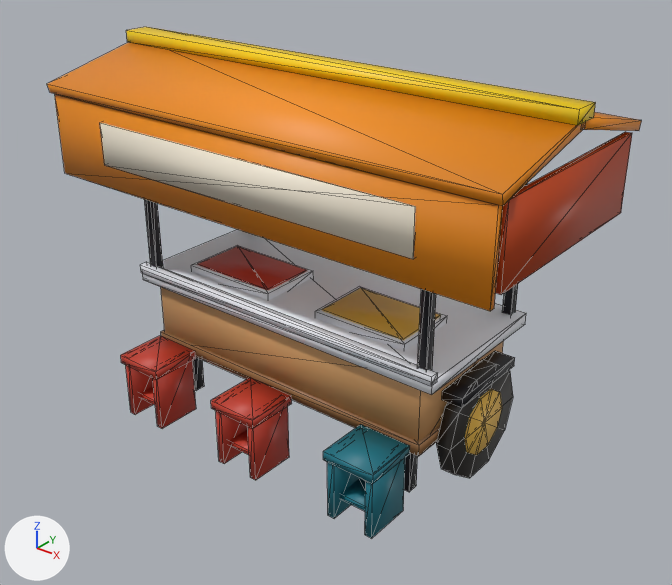
The glTF model assets/generated/props/pojangmacha_cart.glb as it was, and as the next commit left it.
Both versions are drawn from a camera (50 mm lens) standing at (3.56, -4.28, 3.65) and looking at (0.16, -0.02, 1.01). Every picture has the same lights, and +X, +Y and +Z are marked at lower left. The older version comes first. Mesh edges are drawn as thin lines. Where no turn or scale is listed for an object, it has been applied to the vertices. Vertices at exactly the same position are counted once.

In view in the first picture: 'pojangmacha_cart'.
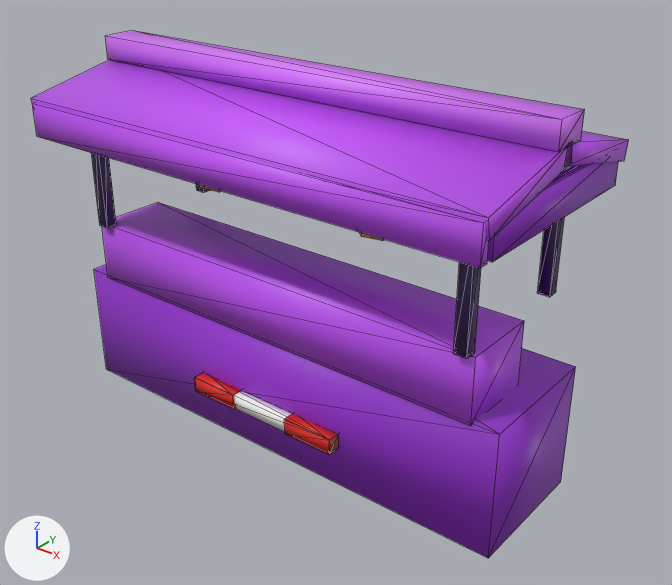
Boxes [x1, y1, x2, y2] around the edits, measured in the pictures (672 x 585 px; the box of a moved part takes in the faces that stretch with it):
'pojangmacha_cart', reshaped, moved
    before: [47, 27, 641, 538]
    after: [31, 31, 629, 558]
part 1 of me_pojangmacha_cart, added (purple)
    after: [94, 265, 576, 558]
part 2 of me_pojangmacha_cart, added (purple)
    after: [102, 202, 524, 425]
part 3 of me_pojangmacha_cart, moved or reshaped (not visible afterwards)
    before: [436, 359, 513, 478]
part 4 of me_pojangmacha_cart, moved or reshaped (not visible afterwards)
    before: [465, 389, 502, 455]
part 5 of me_pojangmacha_cart, added
    after: [196, 184, 210, 192]
part 6 of me_pojangmacha_cart, added (purple)
    after: [537, 218, 564, 297]
part 7 of me_pojangmacha_cart, added (purple)
    after: [91, 153, 116, 228]
part 8 of me_pojangmacha_cart, added (purple)
    after: [454, 262, 481, 358]
part 9 of me_pojangmacha_cart, added (purple)
    after: [105, 31, 585, 152]
part 10 of me_pojangmacha_cart, added (purple)
    after: [32, 103, 489, 268]
part 11 of me_pojangmacha_cart, added (purple)
    after: [487, 162, 618, 262]
part 12 of me_pojangmacha_cart, added (mostly hidden)
    after: [198, 184, 220, 192]
part 13 of me_pojangmacha_cart, added (mostly hidden)
    after: [359, 232, 384, 241]
part 14 of me_pojangmacha_cart, added
    after: [234, 391, 338, 450]
part 15 of me_pojangmacha_cart, added (red)
    after: [194, 373, 241, 409]
part 16 of me_pojangmacha_cart, added (red)
    after: [284, 414, 338, 455]
part 17 of me_pojangmacha_cart, rebuilt (11% taller)
    before: [47, 42, 585, 205]
    after: [31, 60, 572, 241]
part 18 of me_pojangmacha_cart, rebuilt
    before: [582, 112, 641, 131]
    after: [564, 131, 629, 167]
part 19 of me_pojangmacha_cart, deleted
    before: [55, 27, 632, 538]

The change, as a diff of the scene's bpy script:
```diff
--- a/assets/generated/props/pojangmacha_cart.glb.py
+++ b/assets/generated/props/pojangmacha_cart.glb.py
@@ me_pojangmacha_cart @@
 # used by ob_pojangmacha_cart; location = (0.0, 0.0, 1.235)
-me_pojangmacha_cart.from_pydata(...)  # 476 vertices, 788 faces; spans x -1.69..1.69, y -0.86..0.86, z -1.24..1.24
+me_pojangmacha_cart.from_pydata(...)  # 324 vertices, 524 faces; spans x -1.69..1.69, y -0.86..0.86, z -1.23..1.23
+# me_pojangmacha_cart part 1: a new loose piece, a box spanning x -1.68..1.68, y -0.54..0.36, z -1.23..-0.39, in mat_defaultmaterial
+# me_pojangmacha_cart part 2: a new loose piece, a box spanning x -1.51..1.51, y -0.55..-0.03, z -0.4..0.02, in mat_defaultmaterial
+# me_pojangmacha_cart part 3: the loose piece of 22 vertices spanning x 1.13..1.23, y -0.27..0.49, z -1.21..-0.48 is moved by (0.06, -0.16, 0.0)
+# me_pojangmacha_cart part 4: the loose piece of 22 vertices spanning x 1.2..1.24, y -0.11..0.33, z -1.05..-0.64 is moved by (0.06, -0.16, 0.0)
+# me_pojangmacha_cart part 5: a new loose piece, a box spanning x -1.48..-1.4, y 0.327..0.407, z 0.02..0.76, in mat_defaultmaterial
+# me_pojangmacha_cart part 6: a new loose piece, a box spanning x 1.4..1.48, y 0.327..0.407, z 0.02..0.76, in mat_defaultmaterial
+# me_pojangmacha_cart part 7: a new loose piece, a box spanning x -1.48..-1.4, y -0.593..-0.513, z 0.02..0.76, in mat_defaultmaterial
+# me_pojangmacha_cart part 8: a new loose piece, a box spanning x 1.4..1.48, y -0.593..-0.513, z 0.02..0.76, in mat_defaultmaterial
+# me_pojangmacha_cart part 9: a new loose piece, a box spanning x -1.69..1.69, y -0.21..0.03, z 1.07..1.23, in mat_defaultmaterial
+# me_pojangmacha_cart part 10: a new loose piece, a box spanning x -1.67..1.67, y -0.862..-0.803, z 0.68..0.9, in mat_defaultmaterial
+# me_pojangmacha_cart part 11: a new loose piece, a box spanning x 1.62..1.68, y -0.772..0.587, z 0.68..0.9, in mat_defaultmaterial
+# me_pojangmacha_cart part 12: a new loose piece, an icosphere of 20 faces spanning x -0.76..-0.54, y -0.4..-0.18, z 0.38..0.6, in mat_defaultmaterial
+# me_pojangmacha_cart part 13: a new loose piece, an icosphere of 20 faces spanning x 0.54..0.76, y -0.4..-0.18, z 0.38..0.6, in mat_defaultmaterial
+# me_pojangmacha_cart part 14: a new loose piece, a box spanning x -0.59..0.59, y -0.613..-0.533, z -0.96..-0.86, in mat_defaultmaterial
+# me_pojangmacha_cart part 15: a new loose piece, a box spanning x -0.59..-0.22, y -0.62..-0.52, z -0.96..-0.86, in mat_defaultmaterial
+# me_pojangmacha_cart part 16: a new loose piece, a box spanning x 0.22..0.59, y -0.62..-0.52, z -0.96..-0.86, in mat_defaultmaterial
+# me_pojangmacha_cart part 17: the loose piece of 8 vertices spanning x -1.68..1.68, y -0.73..0.09, z 0.93..1.18 is rebuilt with 8 vertices and now spans x -1.69..1.69, y -0.86..-0.05, z 0.81..1.09
+# me_pojangmacha_cart part 18: the loose piece of 8 vertices spanning x -1.68..1.68, y 0.03..0.85, z 0.93..1.18 is rebuilt with 8 vertices and now spans x -1.69..1.69, y -0.14..0.67, z 0.81..1.09
+# me_pojangmacha_cart part 19: 38 loose pieces with 372 vertices, spanning x -1.69..1.69, y -0.86..0.86, z -1.24..1.24, are deleted
+# other edits to the shape of me_pojangmacha_cart do not show in these pictures
 me_pojangmacha_cart.materials.append(mat_defaultmaterial)
@@ ob_pojangmacha_cart @@
 ob_pojangmacha_cart = bpy.data.objects.new('pojangmacha_cart', me_pojangmacha_cart)
-ob_pojangmacha_cart.location = (0.0, 0.0, 1.235)
+ob_pojangmacha_cart.location = (0.0, 0.0, 1.23)
```
